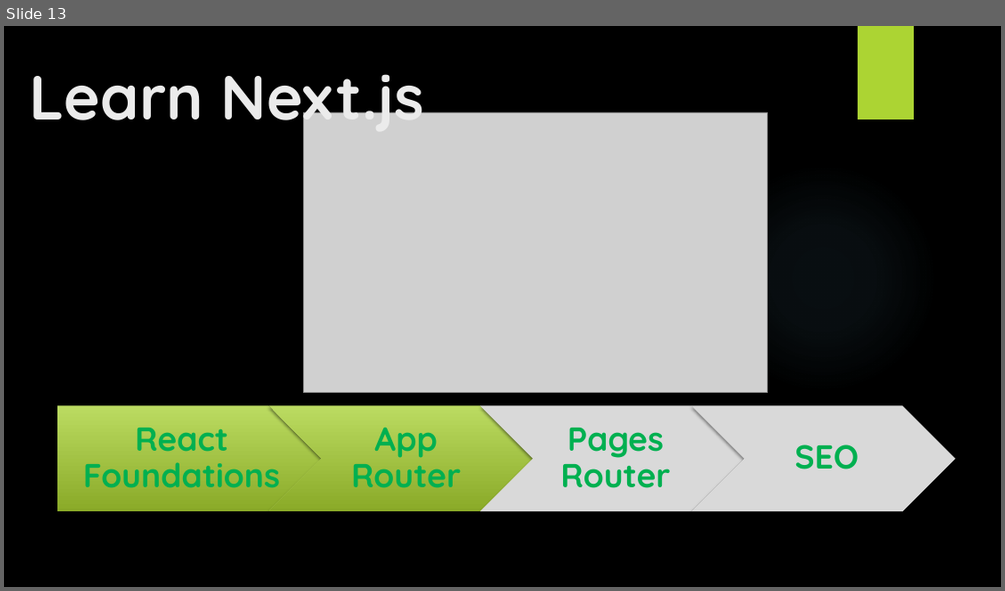
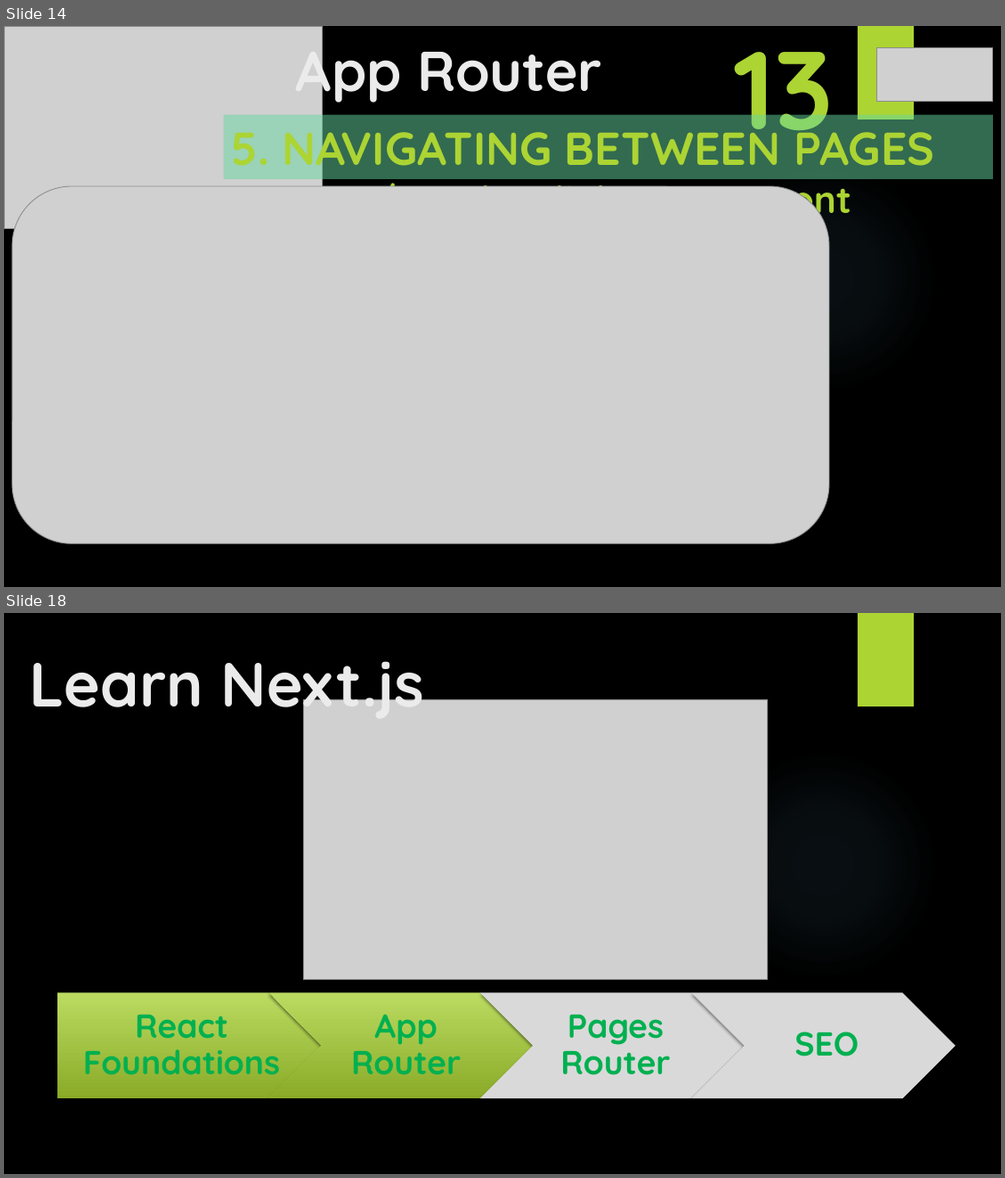
Before and after one commit to yasenstar/learn_javascript, a slide deck: learn_nextjs/2_App_Router/App_Router.pptx. Shown one above the other, each under a label of ours: slide 13 before the commit, slides 14 and 18 after it; the slides between them are not shown. The pictures are 1005x591 and 1005x1178 pixels, drawn with LibreOffice and Linux fonts; fonts in the diff are those of the drawing; grey boxes stand for pictures; background and template pictures are left out. Boxes give left, top, right and bottom in pixels: in the first picture for what was removed or moved away, otherwise in the second. Text is boxed around its words. In the diff, an @@ line names an element or a change of style, - is before the commit and + after.

```diff
--- a/learn_nextjs/2_App_Router/App_Router.pptx
+++ b/learn_nextjs/2_App_Router/App_Router.pptx
@@ slide 14 added at box(4, 26, 1001, 587), background picture (left out); not listed: 2 template elements that a slide beside it also shows @@
@@ picture added at box(4, 26, 323, 229) @@
@@ title added at box(296, 33, 602, 106), 54 pt, text #EBEBEB, bold @@
+App Router
@@ text added at box(735, 26, 833, 158), 106.4 pt, text #ACD433, bold @@
+13
@@ picture added at box(877, 48, 993, 102) @@
@@ subtitle added at box(224, 115, 994, 179), fill #65D6A0 at 50% opacity, 44.4 pt, text #ACD433, bold @@
+5. NAVIGATING BETWEEN PAGES
@@ text added at box(330, 175, 851, 223), 36 pt, text #ACD433, bold @@
+5.1/5.2 The <link> component
@@ picture added at box(12, 186, 830, 543) @@
@@ what was slide 13 is now slide 18 @@
```
Also in this commit, not shown: 4 other slides added, 18 other files.
